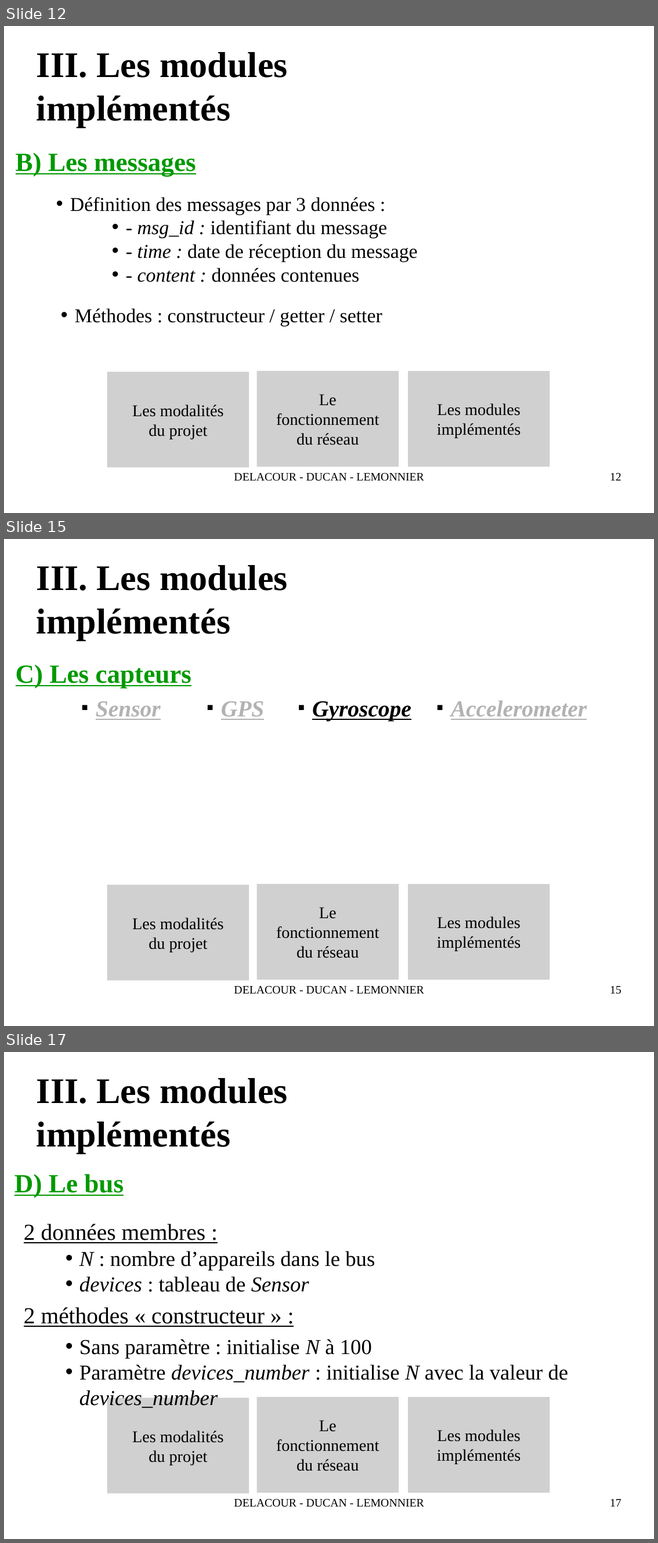
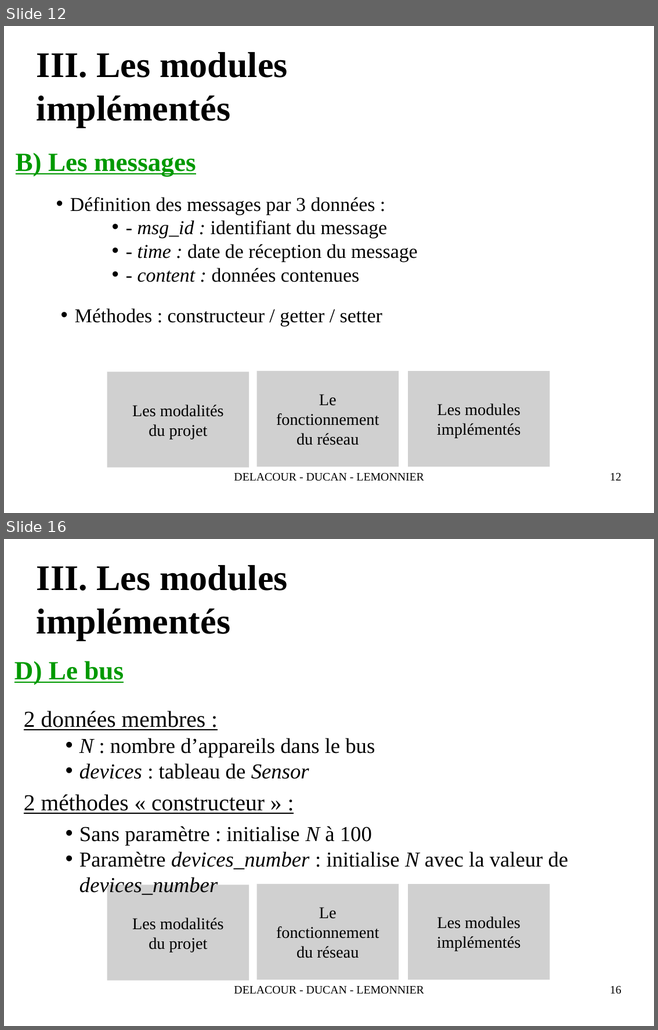
Before and after one commit to QuentinLem/ProjetTech-AutoPilot, a slide deck: doc/SoutenanceProjetReseau2016.odp. Shown one above the other, each under a label of ours: slides 12, 15 and 17 before the commit, slides 12 and 16 after it; the slides between them are not shown. The pictures are 658x1543 and 658x1030 pixels, drawn with LibreOffice and Linux fonts; fonts in the diff are those of the drawing; grey boxes stand for pictures; background and template pictures are left out. Boxes give left, top, right and bottom in pixels: in the first picture for what was removed or moved away, otherwise in the second. Text is boxed around its words. In the diff, an @@ line names an element or a change of style, - is before the commit and + after.

Commit message:
maj diapo Sensors

```diff
--- a/doc/SoutenanceProjetReseau2016.odp
+++ b/doc/SoutenanceProjetReseau2016.odp
@@ slide 15 removed at box(4, 539, 654, 1026), background #FFFFFF @@
@@ title removed at box(36, 565, 288, 641) @@
-III. Les modules implémentés
@@ text removed at box(16, 665, 191, 688) @@
-C) Les capteurs
@@ text removed at box(96, 701, 161, 720) @@
-■ Sensor
@@ text removed at box(221, 701, 264, 720) @@
-■ GPS
@@ text removed at box(312, 701, 411, 721) @@
-■ Gyroscope
@@ text removed at box(451, 701, 586, 720) @@
-■ Accelerometer
@@ picture removed at box(107, 885, 249, 980) @@
-Les modalités
-du projet
@@ picture removed at box(257, 885, 399, 980) @@
-Le
-fonctionnement
-du réseau
@@ picture removed at box(408, 885, 550, 980) @@
-Les modules
-implémentés
@@ text removed at box(234, 986, 423, 994) @@
-DELACOUR - DUCAN - LEMONNIER
@@ page number removed at box(610, 986, 621, 994) @@
-15
@@ what was slide 17 is now slide 16 @@
@@ page number at box(610, 986, 621, 994): text changed @@
-17
+16
```
Also in this commit, not shown: 3 slides changed.
